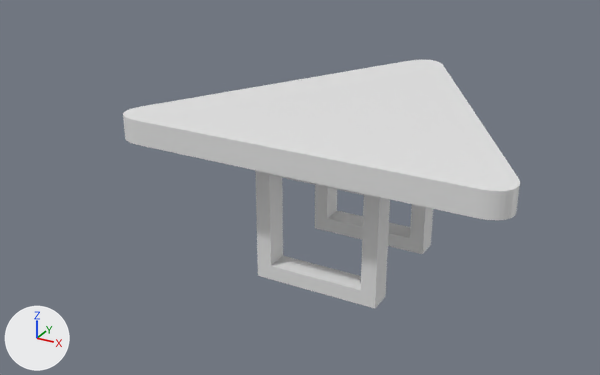
Two versions of the OBJ model street_signs/models/street_signs_yield_onpole.obj, one commit apart.
The view is the same before and after, from a 50 mm camera at (0.831, -1.897, -0.099) aimed at (-0.143, -0.127, -0.984). The lights are fixed; the arrows at lower left show +X, +Y and +Z. Where no turn or scale is listed for an object, it has been applied to the vertices. Vertices at the same position are counted once.
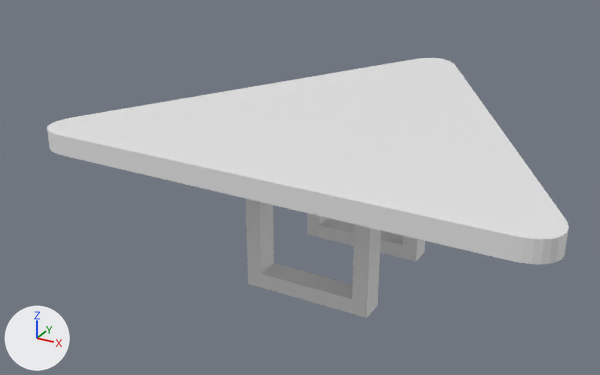
Edits to the bpy script that builds the scene:
```text
Change me_cube:
    used by ob_cube; location = (0.0, 0.0, 0.0)
    remove me_cube.from_pydata(...)  # 128 vertices, 77 faces; spans x -0.489..0.486, y -0.434..0.427, z -1.164..-0.75
    add me_cube.from_pydata(...)  # 67 vertices, 35 faces; spans x -0.61..0.61, y -0.574..0.502, z -0.813..-0.762
    me_cube part 1: the loose piece of 84 vertices spanning x -0.489..0.486, y -0.434..0.427, z -0.813..-0.75 is rebuilt with 67 vertices and now spans x -0.61..0.61, y -0.574..0.502, z -0.813..-0.762
    me_cube part 2: the loose piece of 44 vertices spanning x -0.164..0.164, y -0.313..0.062, z -1.164..-0.812 is deleted
Add me_cube_001:
    me_cube_001.from_pydata(...)  # 45 vertices, 33 faces; spans x -0.164..0.164, y -0.359..0.016, z -1.164..-0.812
Add ob_cube_001:
    ob_cube_001 = bpy.data.objects.new('Cube.001', me_cube_001)
    ob_cube_001.location = (0.0, 0.0, 0.0)
```

Pixel boxes [x1, y1, x2, y2] of what changed, in the pictures (600 x 375 px):
'Cube', reshaped (31% wider, 16% shorter): before [123, 60, 520, 308]; after [47, 58, 569, 265]
'Cube.001', added: after [246, 199, 425, 318]
part 1 of me_cube, rebuilt (31% wider, 29% taller): before [123, 60, 520, 220]; after [47, 58, 569, 265]
part 2 of me_cube, deleted: before [255, 170, 433, 308]
